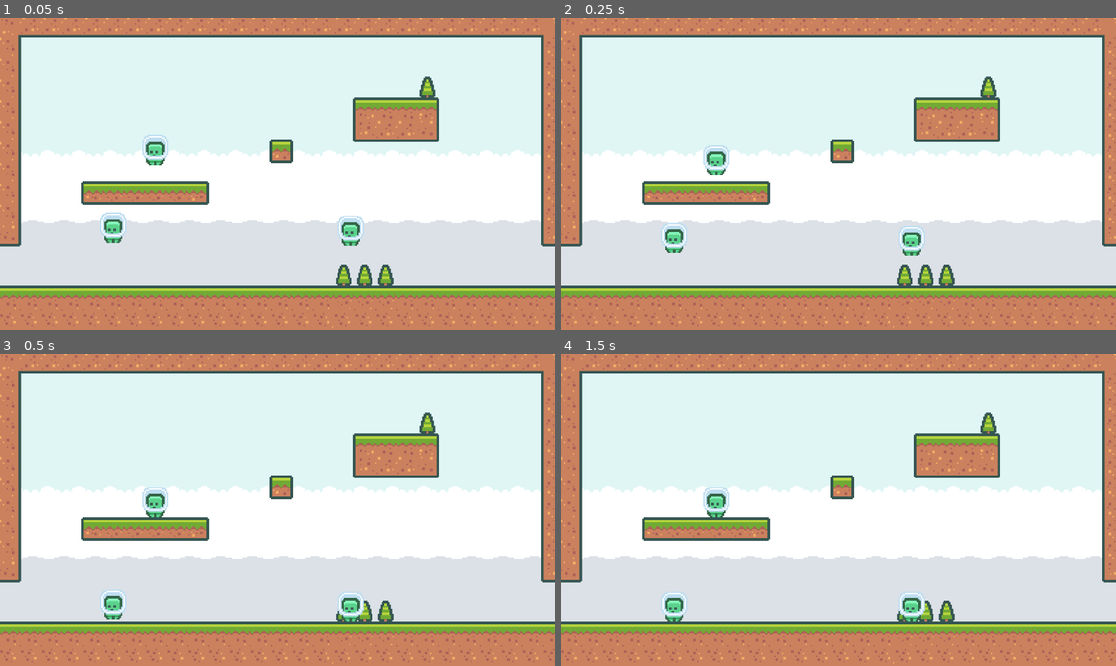
Above: before the commit, frames 1-4 (two rows, left to right).
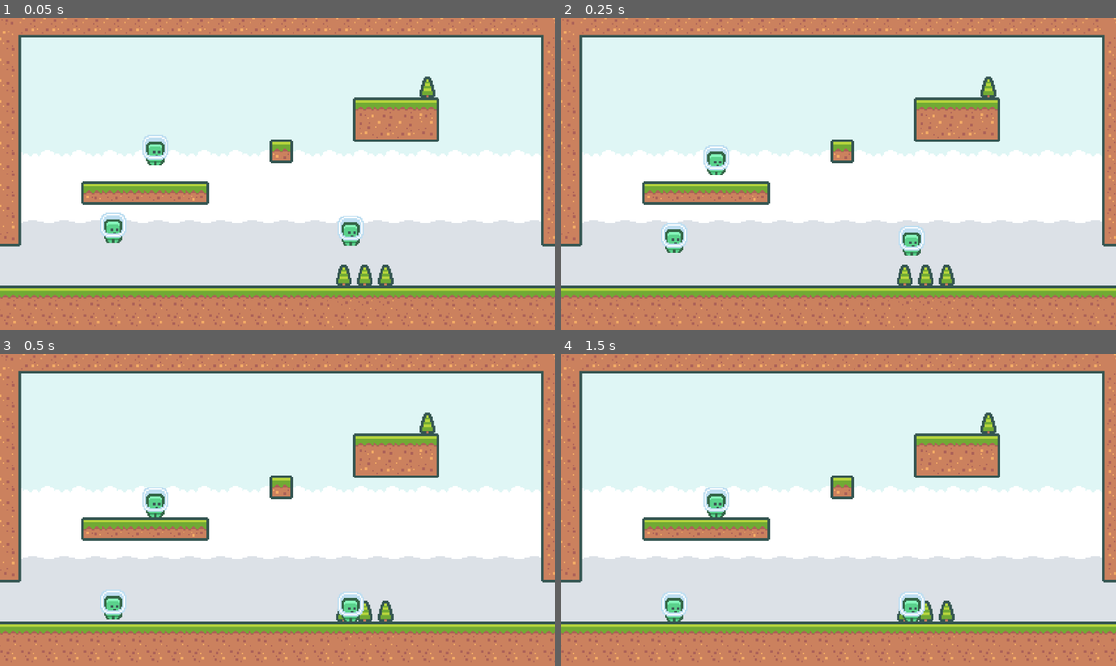
Above: after the commit, the same moments.

Repository: koldun256/rofls
Game: Godot game, scene res://scenes/level.tscn
Two runs of this game, one before a commit and one after it. Both use one fixed random seed, a clock stepped at 60 frames per second and the inputs below.
Inputs:
- Up to frame 1 (0.05 s): no input
- Up to frame 2 (0.25 s): no input
- Up to frame 3 (0.5 s): no input
- Up to frame 4 (1.5 s): tap Enter (ui_accept) at 0.5, 0.77, 1.25 s; hold Right (ui_right) from 0.53 s (still down); tap X (attack, bound only after the commit) at 0.6, 1.35 s

The runs differ from the first frame. In frame 1, less than 0.1% of the frame differs, in the area x 18-65%, y 42-73%; in frame 2, less than 0.1%; in frame 3, less than 0.1%, in the area x 18-65%, y 47-86%; in frame 4, less than 0.1%.

Commit message:
hp and attack system

Diff:
--- a/project.godot
+++ b/project.godot
@@ -72,6 +72,20 @@
 "events": [Object(InputEventKey,"resource_local_to_scene":false,"resource_name":"","device":0,"window_id":0,"alt_pressed":false,"shift_pressed":false,"ctrl_pressed":false,"meta_pressed":false,"pressed":false,"keycode":0,"physical_keycode":48,"key_label":0,"unicode":0,"echo":false,"script":null)
 ]
 }
+attack={
+"deadzone": 0.5,
+"events": [Object(InputEventKey,"resource_local_to_scene":false,"resource_name":"","device":0,"window_id":0,"alt_pressed":false,"shift_pressed":false,"ctrl_pressed":false,"meta_pressed":false,"pressed":false,"keycode":0,"physical_keycode":88,"key_label":0,"unicode":0,"echo":false,"script":null)
+]
+}
+
+[layer_names]
+
+2d_physics/layer_1="hero_hurtbox"
+2d_physics/layer_2="creep_hurtbox"
+2d_physics/layer_3="hero_attack"
+2d_physics/layer_4="creep_attack"
+2d_physics/layer_5="solid"
+avoidance/layer_1="asdf"
 
 [rendering]
 
--- a/scenes/creep.tscn
+++ b/scenes/creep.tscn
@@ -1,17 +1,24 @@
-[gd_scene load_steps=4 format=3 uid="uid://onkaqc6y3rvn"]
+[gd_scene load_steps=5 format=3 uid="uid://onkaqc6y3rvn"]
 
 [ext_resource type="Script" path="res://scripts/creep.gd" id="1_2x6pt"]
 [ext_resource type="Texture2D" uid="uid://bg778peeabi7h" path="res://graphics/characters/character_0000.png" id="2_d43k3"]
+[ext_resource type="PackedScene" uid="uid://thmv83scuk0e" path="res://scenes/health.tscn" id="3_ry4x0"]
 
 [sub_resource type="CapsuleShape2D" id="CapsuleShape2D_k4ai3"]
 height = 24.0
 
 [node name="creep" type="CharacterBody2D"]
 scale = Vector2(4, 4)
+collision_layer = 3
+collision_mask = 5
 script = ExtResource("1_2x6pt")
 
-[node name="Sprite2D" type="Sprite2D" parent="."]
+[node name="sprite" type="Sprite2D" parent="."]
 texture = ExtResource("2_d43k3")
 
-[node name="CollisionShape2D" type="CollisionShape2D" parent="."]
+[node name="collider" type="CollisionShape2D" parent="."]
 shape = SubResource("CapsuleShape2D_k4ai3")
+
+[node name="health" parent="." instance=ExtResource("3_ry4x0")]
+
+[connection signal="death" from="health" to="." method="_on_health_death"]
--- /dev/null
+++ b/scenes/health.tscn
@@ -0,0 +1,6 @@
+[gd_scene load_steps=2 format=3 uid="uid://thmv83scuk0e"]
+
+[ext_resource type="Script" path="res://scripts/health.gd" id="1_py5k6"]
+
+[node name="health" type="Node"]
+script = ExtResource("1_py5k6")
--- /dev/null
+++ b/scenes/hurtbox.tscn
@@ -0,0 +1,24 @@
+[gd_scene load_steps=3 format=3 uid="uid://cfg6h5kdjfy1w"]
+
+[sub_resource type="GDScript" id="GDScript_dosev"]
+script/source = "extends Area2D
+
+signal damage_taken(damage)
+
+func _on_body_entered(body):
+	print('collision detected')
+	if(\"damage\" in body):
+		damage_taken.emit(body.damage)
+"
+
+[sub_resource type="RectangleShape2D" id="RectangleShape2D_exh15"]
+size = Vector2(21.25, 21.5)
+
+[node name="hurtbox" type="Area2D"]
+collision_mask = 0
+script = SubResource("GDScript_dosev")
+
+[node name="collider" type="CollisionShape2D" parent="."]
+shape = SubResource("RectangleShape2D_exh15")
+
+[connection signal="body_entered" from="." to="." method="_on_body_entered"]
--- /dev/null
+++ b/scenes/melee_attack.tscn
@@ -0,0 +1,19 @@
+[gd_scene load_steps=4 format=3 uid="uid://csglqx2c2wmvn"]
+
+[ext_resource type="Texture2D" uid="uid://b6kyn6f3oaaoo" path="res://graphics/melee-swing.png" id="1_ayp67"]
+[ext_resource type="Script" path="res://scripts/melee_attack.gd" id="1_lg1bx"]
+
+[sub_resource type="RectangleShape2D" id="RectangleShape2D_wjvan"]
+
+[node name="melee_attack" type="Area2D"]
+collision_layer = 4
+collision_mask = 2
+script = ExtResource("1_lg1bx")
+
+[node name="sprite" type="Sprite2D" parent="."]
+texture = ExtResource("1_ayp67")
+
+[node name="collider" type="CollisionShape2D" parent="."]
+shape = SubResource("RectangleShape2D_wjvan")
+
+[connection signal="body_entered" from="." to="." method="_on_body_entered"]
--- a/scripts/creep.gd
+++ b/scripts/creep.gd
@@ -1,14 +1,16 @@
 extends CharacterBody2D
-
 
 const SPEED = 500.0
 const JUMP_VELOCITY = -800.0
 
 var gravity = ProjectSettings.get_setting("physics/2d/default_gravity")
-@onready var sprite = get_node("Sprite2D")
+@onready var sprite = get_node("sprite")
+@onready var hurtbox = get_node("hurtbox")
+var attack_scene = preload("res://scenes/melee_attack.tscn")
+var facing_direction = 1
 var controllable = false
 func _ready():
-	(get_parent() as CreepManager).change_control.connect(handle_connect)
+	get_parent().change_control.connect(handle_connect)
 
 func handle_connect(creep):
 	controllable = creep == self
@@ -16,19 +18,34 @@
 func _physics_process(delta):
 	if not is_on_floor():
 		velocity.y += gravity * delta
-
+	set_sprite_direction()
 	if controllable:
+		if Input.is_action_just_pressed("attack"):
+			attack()
 		if Input.is_action_just_pressed("ui_accept") and is_on_floor():
 			velocity.y = JUMP_VELOCITY
 
 		var direction = Input.get_axis("ui_left", "ui_right")
 		if direction > 0:
-			sprite.flip_h = true
+			facing_direction = 1
 		if direction < 0:
-			sprite.flip_h = false
+			facing_direction = -1
 		if direction:
 			velocity.x = direction * SPEED
 		else:
 			velocity.x = move_toward(velocity.x, 0, SPEED)
 
 	move_and_slide()
+
+func attack():
+	var attack_instance = attack_scene.instantiate()
+	add_child(attack_instance)
+	attack_instance.position = Vector2.RIGHT * 10 * facing_direction
+	attack_instance.set_direction(facing_direction)
+
+
+func set_sprite_direction():
+	sprite.flip_h = facing_direction == 1
+
+func _on_health_death(lethal_amage):
+	queue_free()
--- /dev/null
+++ b/scripts/health.gd
@@ -0,0 +1,26 @@
+class_name Health extends Node
+
+@export var max_hp = 100
+@export var current_hp = max_hp
+
+signal death(lethal_amage)
+signal damage_taken(amount)
+signal healed(amount)
+
+func take_damage(damage):
+	current_hp -= damage
+	if current_hp <= 0:
+		current_hp = 0
+		death.emit(damage)
+	else:
+		damage_taken.emit(damage)
+
+func oneshot():
+	take_damage(current_hp)
+
+func heal(amount):
+	current_hp = min(max_hp, current_hp + amount)
+	healed.emit(amount)
+
+func fully_heal():
+	heal(max_hp - current_hp)
--- /dev/null
+++ b/scripts/melee_attack.gd
@@ -0,0 +1,18 @@
+extends Area2D
+
+var damage = 10
+var time_to_live = 0.15
+@onready var sprite = get_node("sprite")
+
+func set_direction(direction):
+	sprite.flip_h = direction == -1
+
+func _physics_process(delta):
+	time_to_live -= delta
+	if time_to_live <= 0:
+		queue_free()
+
+func _on_body_entered(body):
+	if body.has_node('health'):
+		if body != get_parent():
+			body.get_node('health').take_damage(damage)
Binary file added: graphics/melee-swing.png
Not shown, added: graphics/melee-swing.png.import
